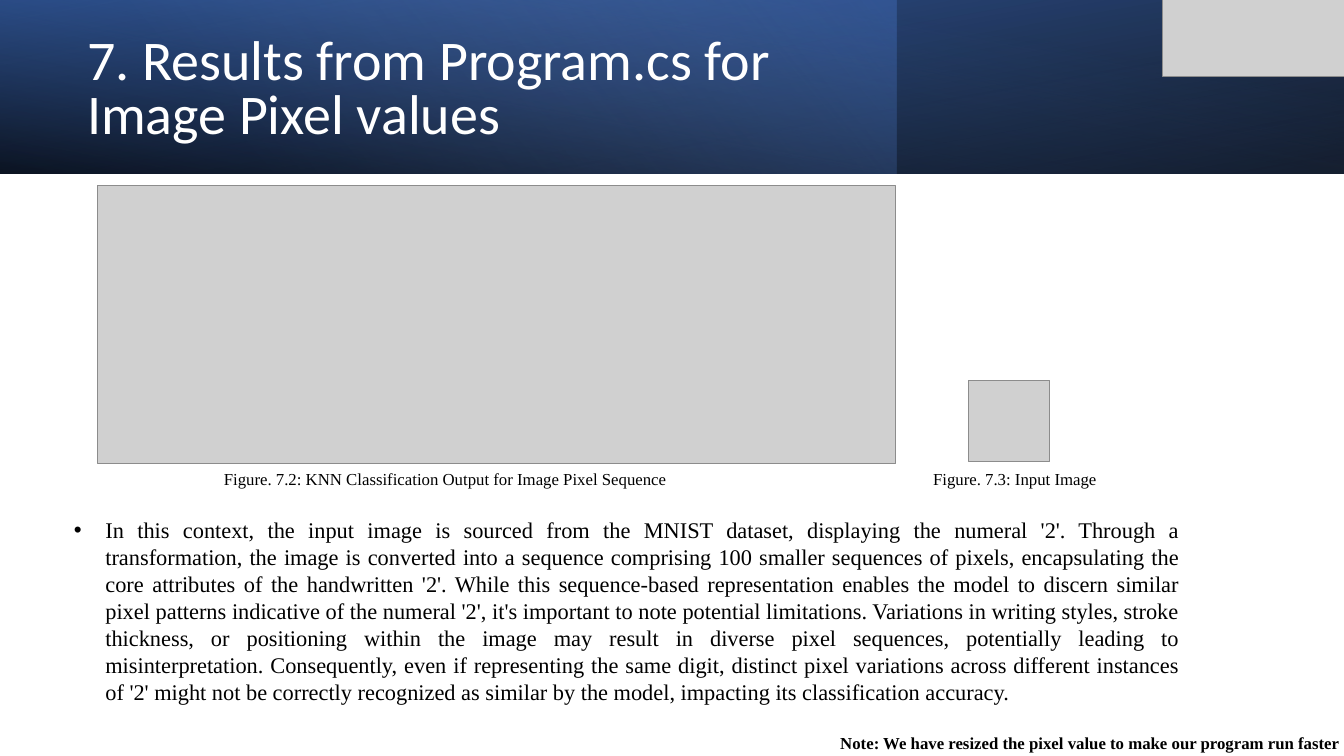
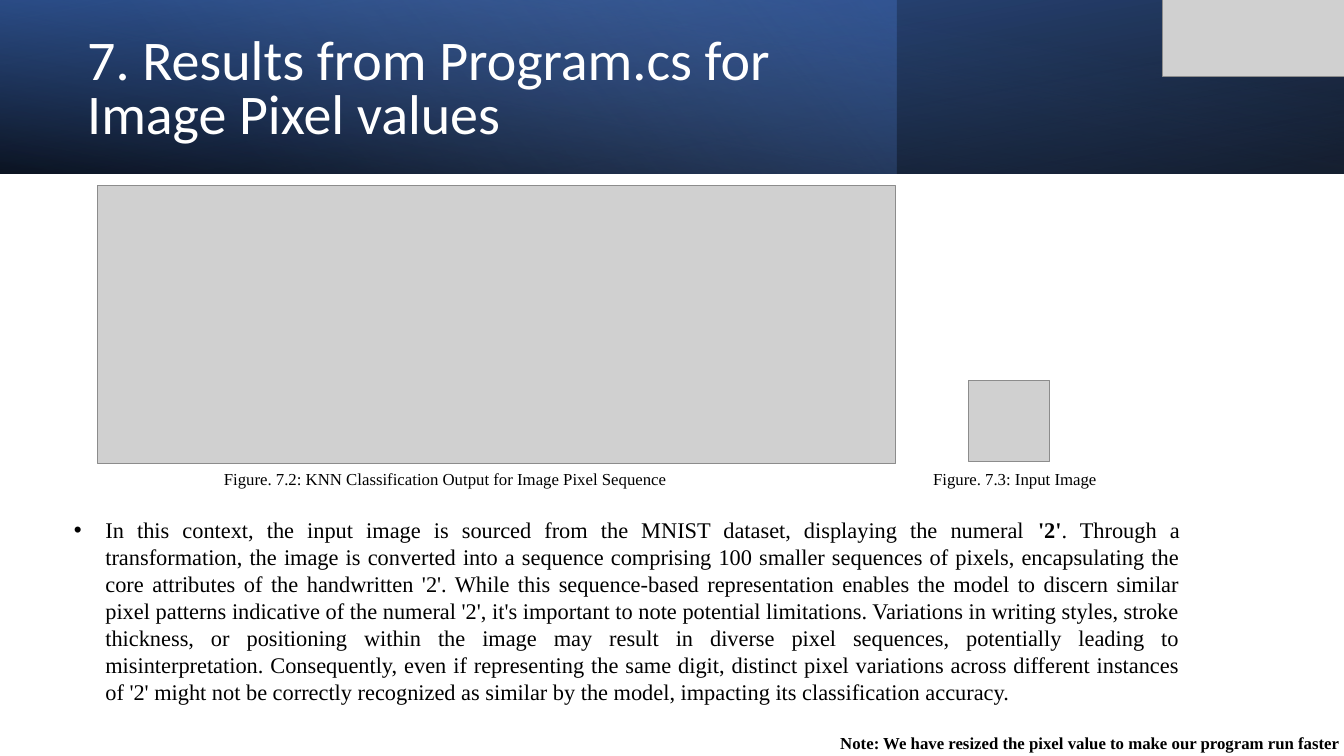
Before and after one commit to IndranilSaha09/neocortexapi, a slide deck: slide 11 of source/MySEProject/IMPLEMENT AND INVESTIGATE KNN - rookie_developer.pptx. Drawn at 1344x756 pixels with LibreOffice and Linux fonts; fonts in the diff are those of the drawing; grey boxes stand for pictures. Boxes give left, top, right and bottom in pixels: in the first picture for what was removed or moved away, otherwise in the second. Text is boxed around its words. In the diff, an @@ line names an element or a change of style, - is before the commit and + after.

Commit message:
PPTX Commit update

```diff
--- a/source/MySEProject/IMPLEMENT AND INVESTIGATE KNN - rookie_developer.pptx
+++ b/source/MySEProject/IMPLEMENT AND INVESTIGATE KNN - rookie_developer.pptx
@@ text "In this context, the input ..." at <box>105,522,1180,705</box>: bold on in "'2'." @@
```
